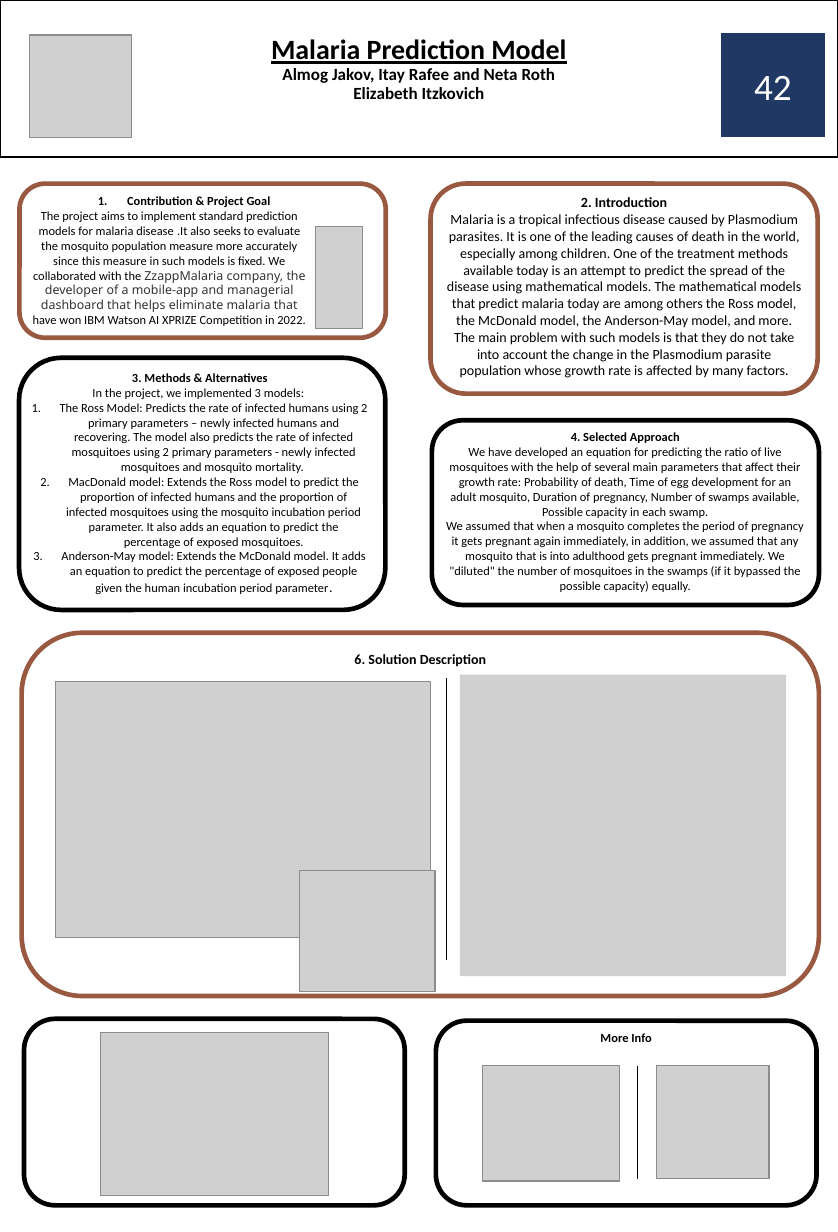
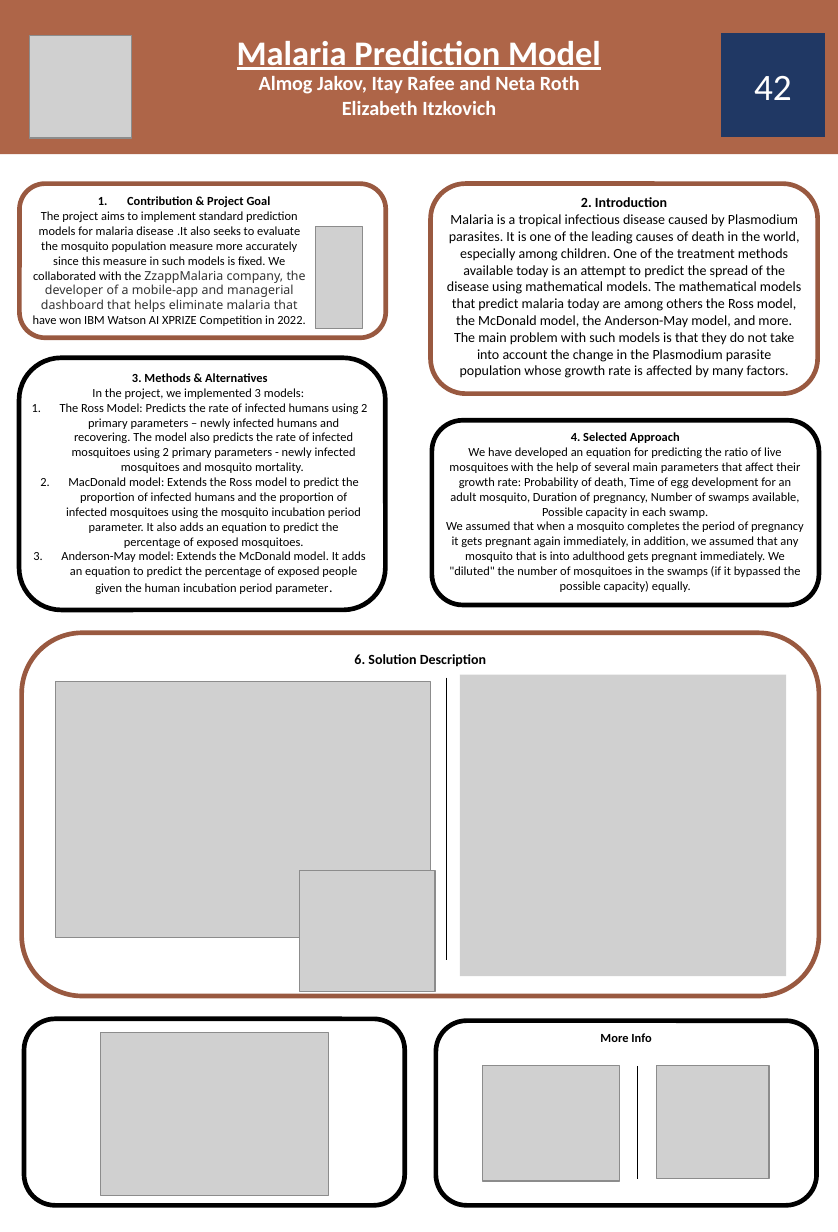
Before and after one commit to itay-rafee/Mathematical-Model-of-Malaria, a slide deck: slide 1 of poster.pptx. Drawn at 838x1232 pixels with LibreOffice and Linux fonts; fonts in the diff are those of the drawing; grey boxes stand for pictures. Boxes give left, top, right and bottom in pixels: in the first picture for what was removed or moved away, otherwise in the second. Text is boxed around its words. In the diff, an @@ line names an element or a change of style, - is before the commit and + after.

Commit message:
updated poster (brown title background)

```diff
--- a/poster.pptx
+++ b/poster.pptx
@@ subtitle "Malaria Prediction Model" at (0,0,838,154): fill #FFFFFF to #AE6548; outline #000000 1 pt to none @@
@@ subtitle at (237,41,601,115): text changed; size 11 to 12.9 pt; text colour #000000 to #FFFFFF @@
-Malaria Prediction Model
-Almog Jakov, Itay Rafee and Neta Roth
-Elizabeth Itzkovich
+Malaria Prediction Model
+Almog Jakov, Itay Rafee and Neta Roth
+Elizabeth Itzkovich
```
